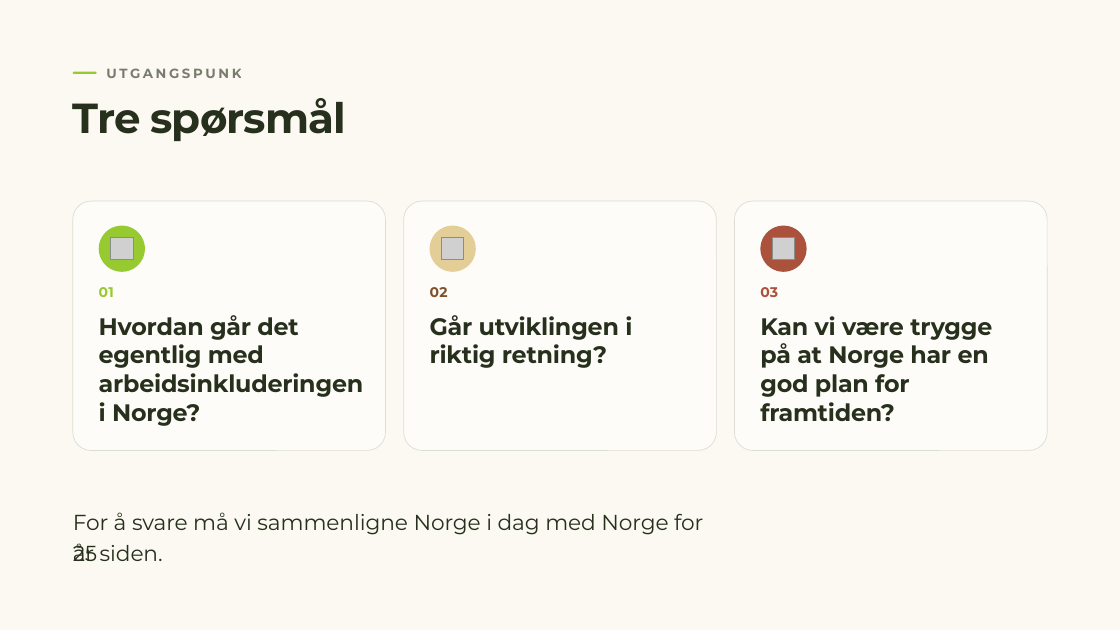
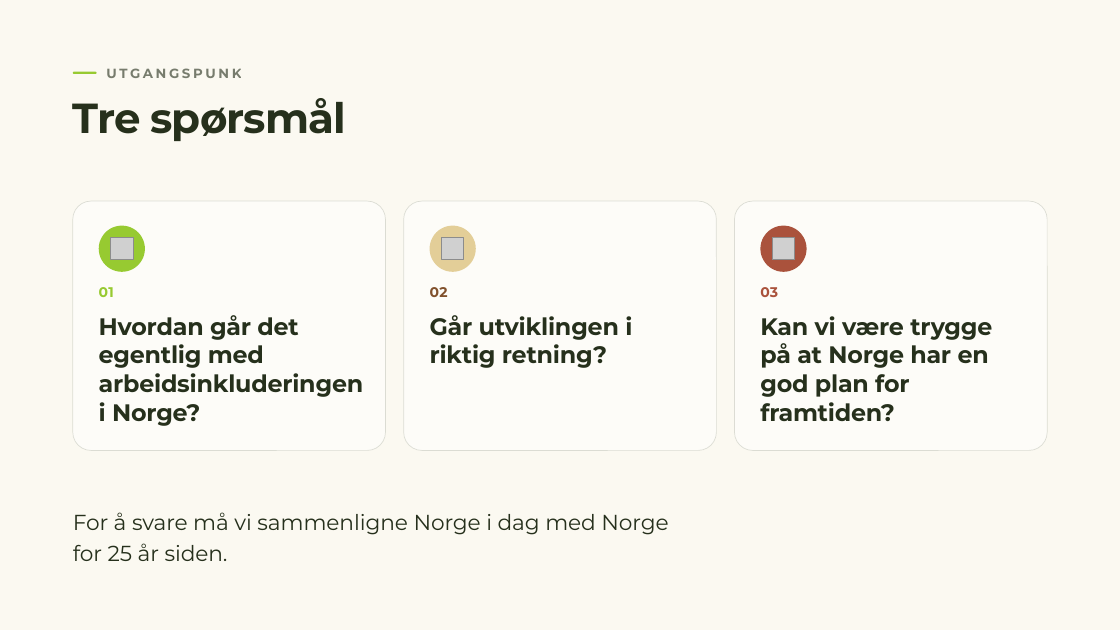
Before and after one commit to MarcusEvensen-Org/iarbeid-riketstilstand, a slide deck: slide 2 of Rikets tilstand 2026.pptx. Drawn at 1120x630 pixels with LibreOffice and Linux fonts; fonts in the diff are those of the drawing; grey boxes stand for pictures; background and template pictures are left out. Boxes give left, top, right and bottom in pixels: in the first picture for what was removed or moved away, otherwise in the second. Text is boxed around its words. In the diff, an @@ line names an element or a change of style, - is before the commit and + after.

```diff
--- a/Rikets tilstand 2026.pptx
+++ b/Rikets tilstand 2026.pptx
@@ text at <box>73,512,668,561</box>: text changed @@
-For å svare må vi sammenligne Norge i dag med Norge for 25
+For å svare må vi sammenligne Norge i dag med Norge for 25 år siden.
@@ text removed at <box>73,543,163,561</box> @@
-år siden.
```
Also in this commit, not shown: 19 other slides changed, 6 slides added, 2 slides removed, 2 other files.
